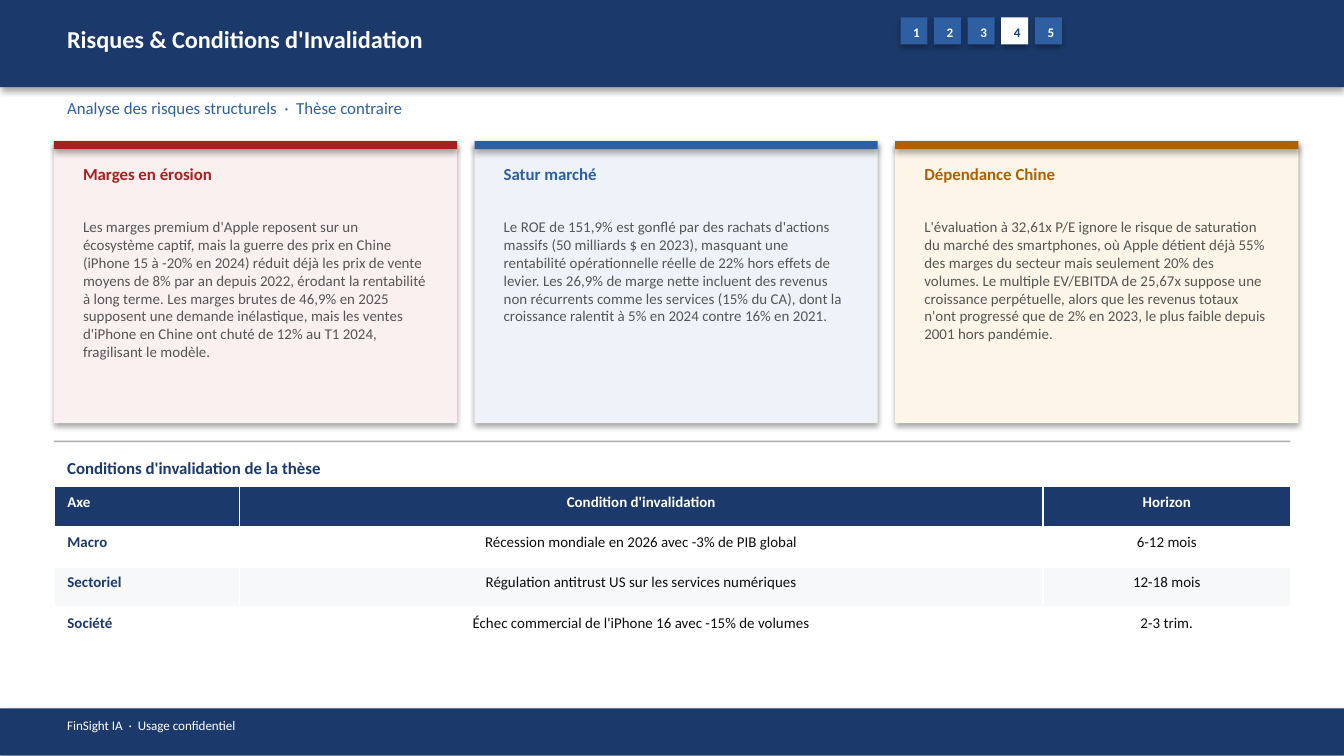
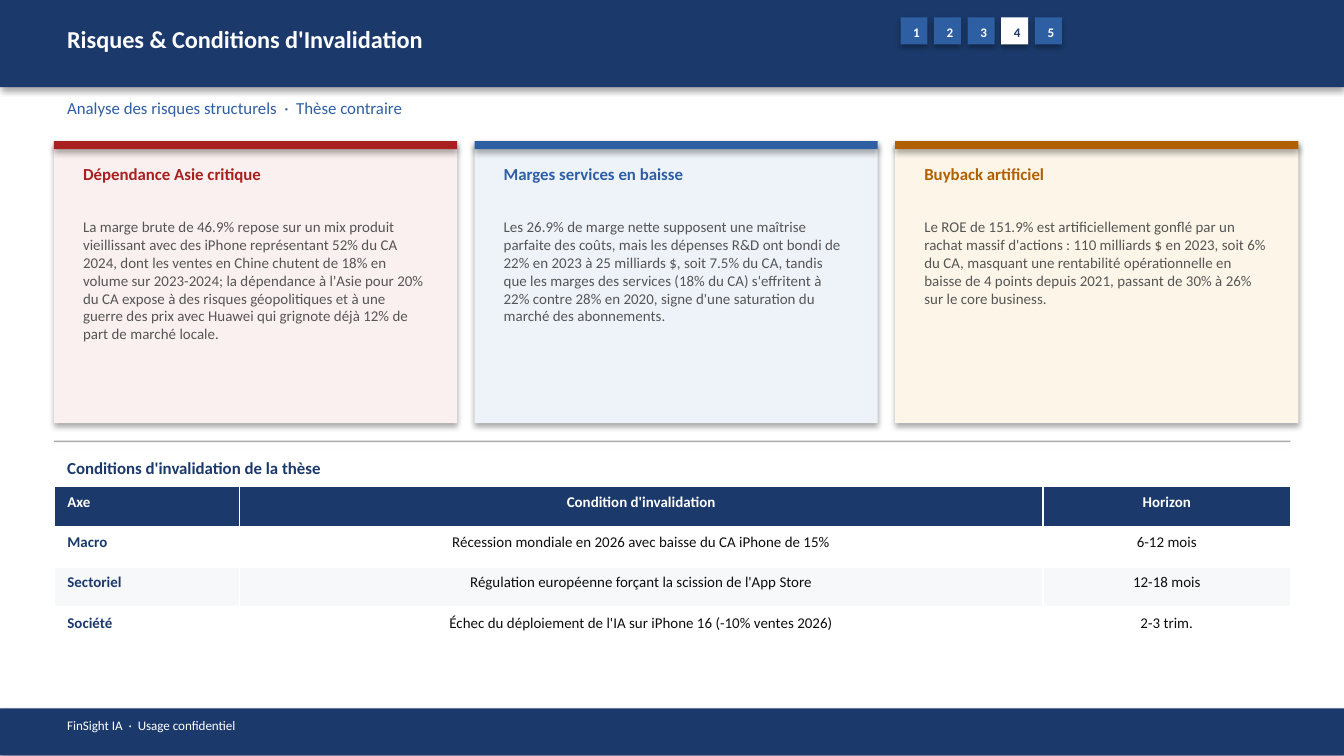
Before and after one commit to baptistejeh07-art/finsight-ia, a slide deck: slide 16 of preview/AAPL/AAPL_pitchbook.pptx. Drawn at 1344x756 pixels with LibreOffice and Linux fonts; fonts in the diff are those of the drawing. Boxes give left, top, right and bottom in pixels: in the first picture for what was removed or moved away, otherwise in the second. Text is boxed around its words. In the diff, an @@ line names an element or a change of style, - is before the commit and + after.

```diff
--- a/preview/AAPL/AAPL_pitchbook.pptx
+++ b/preview/AAPL/AAPL_pitchbook.pptx
@@ text at [83, 168, 260, 183]: text changed @@
-Marges en érosion
+Dépendance Asie critique
@@ text at [504, 168, 683, 183]: text changed @@
-Satur marché
+Marges services en baisse
@@ text at [924, 168, 1044, 183]: text changed @@
-Dépendance Chine
+Buyback artificiel
@@ text at [83, 221, 423, 342]: text changed @@
-Les marges premium d'Apple reposent sur un écosystème captif, mais la guerre des prix en Chine (iPhone 15 à -20% en 2024) réduit déjà les prix de vente moyens de 8% par an depuis 2022, érodant la rentabilité à long terme. Les marges brutes de 46,9% en 2025 supposent une demande inélastique, mais les ventes d'iPhone en Chine ont chuté de 12% au T1 2024, fragilisant le modèle.
+La marge brute de 46.9% repose sur un mix produit vieillissant avec des iPhone représentant 52% du CA 2024, dont les ventes en Chine chutent de 18% en volume sur 2023-2024; la dépendance à l'Asie pour 20% du CA expose à des risques géopolitiques et à une guerre des prix avec Huawei qui grignote déjà 12% de part de marché locale.
@@ text at [504, 221, 840, 321]: text changed @@
-Le ROE de 151,9% est gonflé par des rachats d'actions massifs (50 milliards $ en 2023), masquant une rentabilité opérationnelle réelle de 22% hors effets de levier. Les 26,9% de marge nette incluent des revenus non récurrents comme les services (15% du CA), dont la croissance ralentit à 5% en 2024 contre 16% en 2021.
+Les 26.9% de marge nette supposent une maîtrise parfaite des coûts, mais les dépenses R&D ont bondi de 22% en 2023 à 25 milliards $, soit 7.5% du CA, tandis que les marges des services (18% du CA) s'effritent à 22% contre 28% en 2020, signe d'une saturation du marché des abonnements.
@@ text at [924, 221, 1265, 304]: text changed @@
-L'évaluation à 32,61x P/E ignore le risque de saturation du marché des smartphones, où Apple détient déjà 55% des marges du secteur mais seulement 20% des volumes. Le multiple EV/EBITDA de 25,67x suppose une croissance perpétuelle, alors que les revenus totaux n'ont progressé que de 2% en 2023, le plus faible depuis 2001 hors pandémie.
+Le ROE de 151.9% est artificiellement gonflé par un rachat massif d'actions : 110 milliards $ en 2023, soit 6% du CA, masquant une rentabilité opérationnelle en baisse de 4 points depuis 2021, passant de 30% à 26% sur le core business.
@@ table at [54, 487, 1290, 648] @@
-row 2, column 2: Récession mondiale en 2026 avec -3% de PIB global
+row 2, column 2: Récession mondiale en 2026 avec baisse du CA iPhone de 15%
-row 3, column 2: Régulation antitrust US sur les services numériques
+row 3, column 2: Régulation européenne forçant la scission de l'App Store
-row 4, column 2: Échec commercial de l'iPhone 16 avec -15% de volumes
+row 4, column 2: Échec du déploiement de l'IA sur iPhone 16 (-10% ventes 2026)
```
Also in this commit, not shown: 14 other slides changed, 4 other files.
